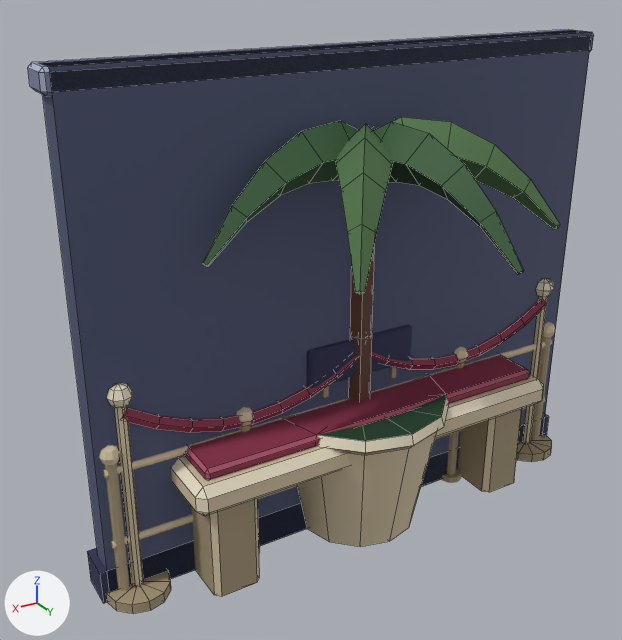
A saved change to the FBX model assets/fbx/Decor_Bank.fbx.
One viewpoint serves both versions: a 50 mm camera at (6.44, 9.35, 8.12) aimed at (0.65, -0.3, 3.3). The lights are fixed; the arrows at lower left show +X, +Y and +Z. The older version comes first. Mesh edges are drawn as thin lines on the coarser meshes. Vertices at exactly the same position are counted once.

In view in the first picture: 'Decor_Bench_6', 'Decor_BrassRail_8', 'Decor_DepositWall_8', 'Decor_Palm', 'Decor_QueueRope_8'.
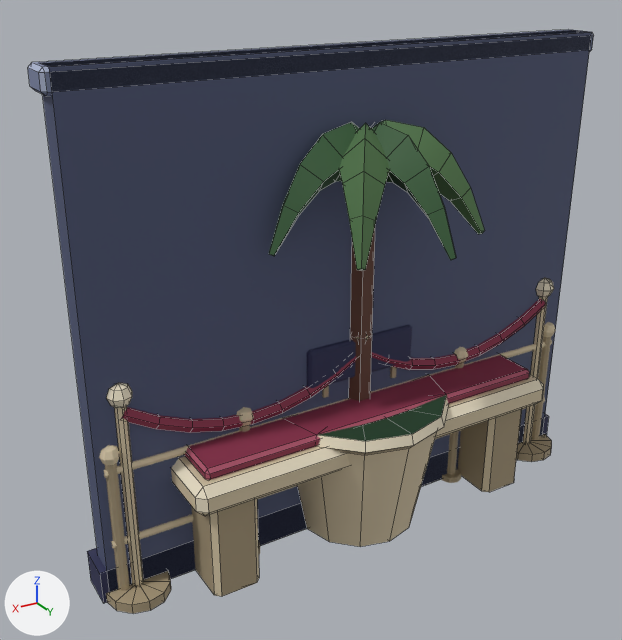
Scene script edits in JSON lines:
```json
{"block": "me_decor_palm", "where": "# used by ob_decor_palm; location = (0.0, 0.0, 0.0)"}
{"op": "remove", "block": "me_decor_palm", "code": "me_decor_palm.from_pydata(...)  # 272 vertices, 302 faces; spans x -2.6..2.6, y -2.6..2.6, z 0.0..6.13"}
{"op": "add", "block": "me_decor_palm", "code": "me_decor_palm.from_pydata(...)  # 272 vertices, 302 faces; spans x -1.62..1.62, y -1.62..1.62, z 0.0..6.09"}
{"block": "me_decor_palm", "change": "me_decor_palm part 1: 184 of 272 vertices moved; they spanned x -2.6..2.6, y -2.6..2.6, z 4.66..6.13 and now span x -1.62..1.62, y -1.62..1.62, z 4.57..6.09; mean shift (0.0, 0.0, -0.07); largest move (1.47, 2.1, 4.66) -> (0.89, 1.28, 4.57)"}
```

Where the change shows, as pixel boxes [x1, y1, x2, y2] in the pictures (622 x 640 px; the box of a moved part takes in the faces that stretch with it):
```json
{"object": "Decor_Palm", "change": "reshaped", "before": [202, 117, 560, 547], "after": [269, 120, 485, 547], "on screen": "40% narrower"}
{"part": 1, "of": "me_decor_palm", "change": "moved or reshaped", "before": [202, 117, 560, 294], "after": [269, 120, 485, 271]}
```
